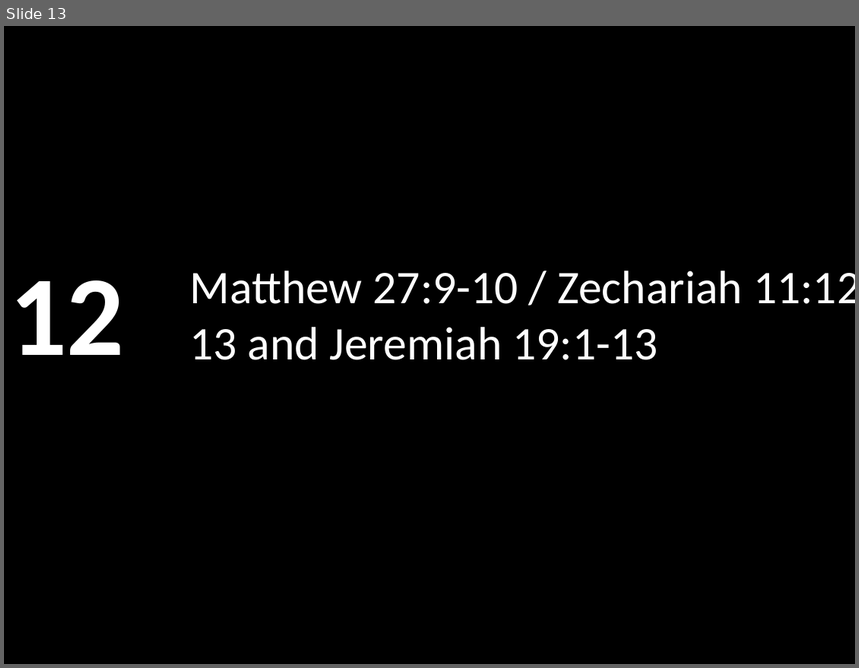
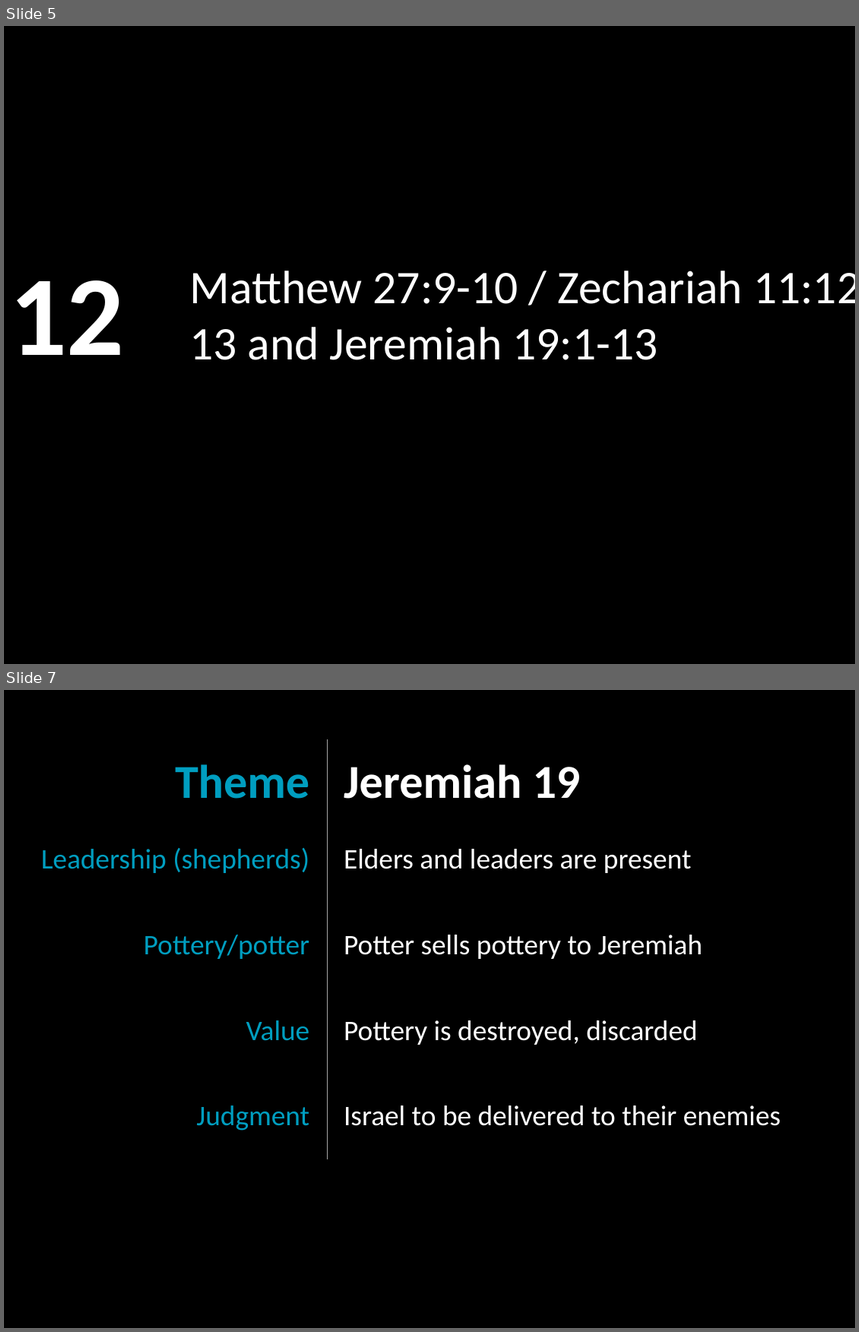
Before and after one commit to LukeMurphey/Ai1L, a slide deck: companion-website/public/files/19. Out of Context I Called My Prophecy.pptx. Shown one above the other, each under a label of ours: slide 13 before the commit, slides 5 and 7 after it; the slides between them are not shown. The pictures are 859x668 and 859x1332 pixels, drawn with LibreOffice and Linux fonts; fonts in the diff are those of the drawing. Boxes give left, top, right and bottom in pixels: in the first picture for what was removed or moved away, otherwise in the second. Text is boxed around its words. In the diff, an @@ line names an element or a change of style, - is before the commit and + after.

```diff
--- a/companion-website/public/files/19. Out of Context I Called My Prophecy.pptx
+++ b/companion-website/public/files/19. Out of Context I Called My Prophecy.pptx
@@ slide 7 added at (x1=4, y1=690, x2=855, y2=1328), background #000000 @@
@@ table added at (x1=14, y1=739, x2=844, y2=1157), 5 rows, 2 columns @@
+Theme | Jeremiah 19
+Leadership (shepherds) | Elders and leaders are present
+Pottery/potter | Potter sells pottery to Jeremiah
+Value | Pottery is destroyed, discarded
+Judgment | Israel to be delivered to their enemies
@@ what was slide 13 is now slide 5 @@
```
Also in this commit, not shown: 4 other slides added.
